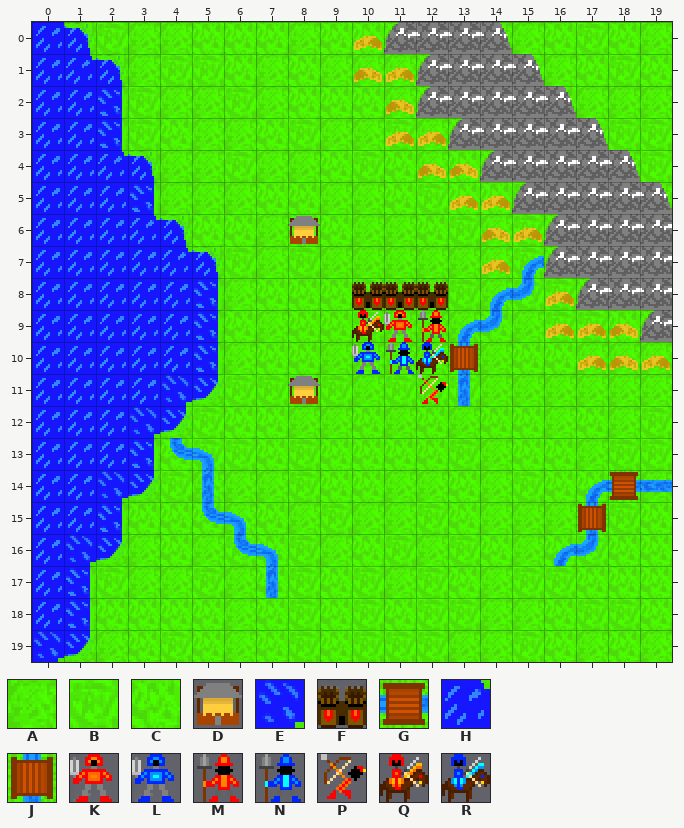
Two versions of a level (Tiled map, Senior Project/res/maps/map.tmx). This is how it looked before the edit.
Cells are 16x16 px. Shown: x 0..19, y 0..19.
Key: from "SpriteSheetz": A 0, B 1, C 2, D 15, E 26, F 31, G 35, H 41, J 50; from "Units": K 1, L 2, M 16, N 17, P 31, Q 46, R 47.
_ is an empty cell, # one hidden under a higher layer.
Layers that did not change in this view are not listed.
Layer "Passable" before, first column x 0:
 0 ##BAACCCACCC##AACBCA
 1 ###ABBCACAAAC##BACBC
 2 ###BAABACCCAC###CAAA
 3 ###BCAACBAABAC###BBB
 4 ####AABAACBCACC###AB
 5 ####AAACCAACBCCB###A
 6 #####CCACCAACBABC###
 7 ######BABAAAAAABC###
 8 ######ACCCBBABABBC##
 9 ######CACCBAAACABBCC
10 ######ACCAAAAJACCAAA
11 ######BBBBABBBAAAAAA
12 #####BCCAACACACCACAB
13 ####CBBCBCCCCBACCABB
14 ####BAAABCCAACABCCGA
15 ###CCCACABAABCAAAJBC
16 ###ACABCBACBABCACBCC
17 ##BAABACBCBABCABBCCC
18 ##CCCCACBCBCBBAACBBC
19 ##ACBCACBCBBBAABCACA
Layer "Objects" before, first column x 0:
 0 ____________________
 1 _H__________________
 2 ____________________
 3 ____________________
 4 __H_________________
 5 ____________________
 6 ___H____D___________
 7 ____H_______________
 8 __________FFF_______
 9 __________QKM_______
10 __________LNR_______
11 ____E___D___P_______
12 ___E________________
13 ____________________
14 __E_________________
15 ____________________
16 _E__________________
17 ____________________
18 ____________________
19 E___________________
After:
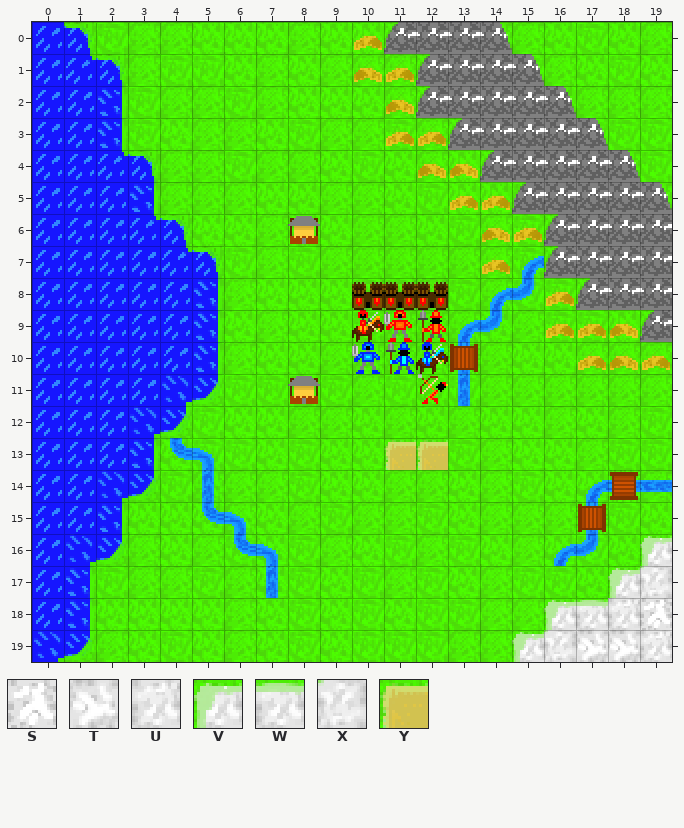
Further tiles: from "SpriteSheetz": S 69, T 70, U 71, V 84, W 85, X 103, Y 144.
The edit:
Changed rows in their new state; . is an unchanged cell.
Layer "Passable":
first column x 15:
16 ....V
17 ...VX
18 .VWUS
19 VXTTU
Layer "Objects":
first column x 11:
13 YY
Where, in picture pixels (left, top, right, bottom), the same in both pictures:
added: (384, 438, 448, 470)
changed: (512, 534, 672, 662)
